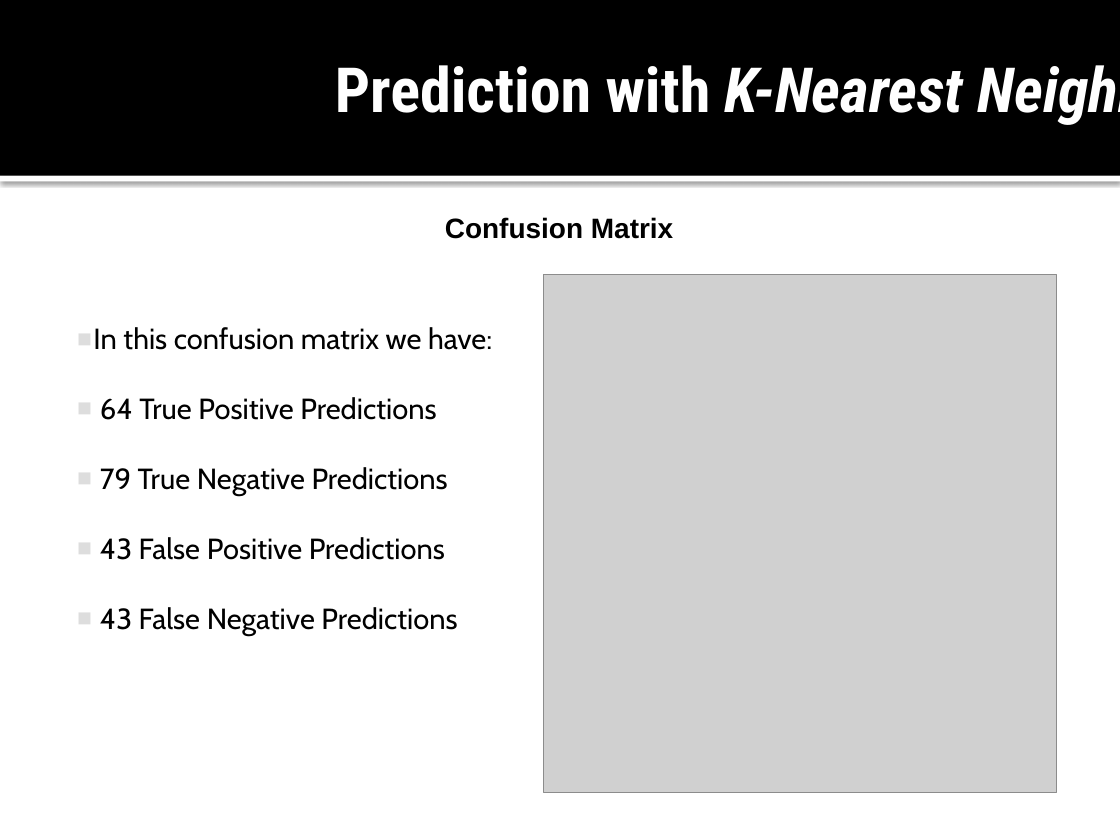
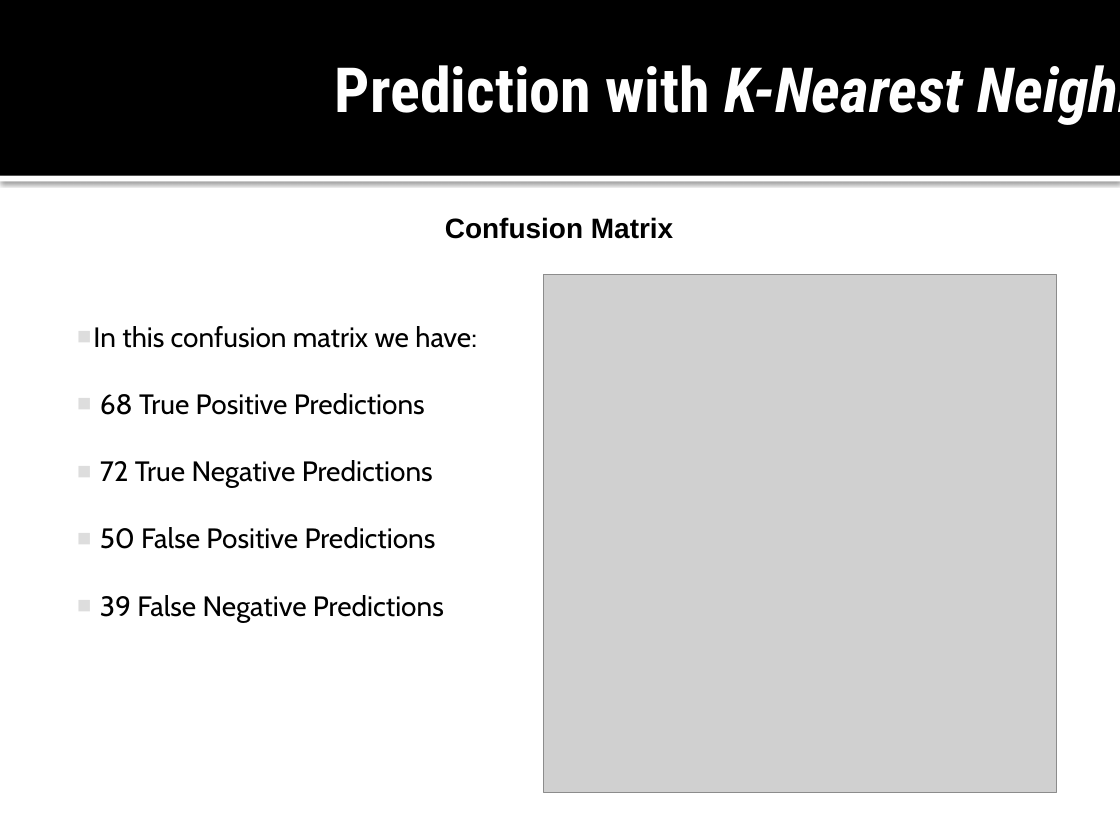
Before and after one commit to TarazGr/FDS-Final, a slide deck: slide 13 of Prova.pptx. Drawn at 1120x840 pixels with LibreOffice and Linux fonts; fonts in the diff are those of the drawing; grey boxes stand for pictures. Boxes give left, top, right and bottom in pixels: in the first picture for what was removed or moved away, otherwise in the second. Text is boxed around its words. In the diff, an @@ line names an element or a change of style, - is before the commit and + after.

```diff
--- a/Prova.pptx
+++ b/Prova.pptx
@@ text at bbox=[93, 326, 477, 348]: size 18.8 to 18 pt in "In this confusion matrix we have:" @@
@@ text at bbox=[100, 393, 444, 622]: text changed; size 18.8 to 18 pt @@
-◼ 64 True Positive Predictions
-◼ 79 True Negative Predictions
-◼ 43 False Positive Predictions
-◼ 43 False Negative Predictions
+◼ 68 True Positive Predictions
+◼ 72 True Negative Predictions
+◼ 50 False Positive Predictions
+◼ 39 False Negative Predictions
```
Also in this commit, not shown: 16 other slides changed, 2 other files.
